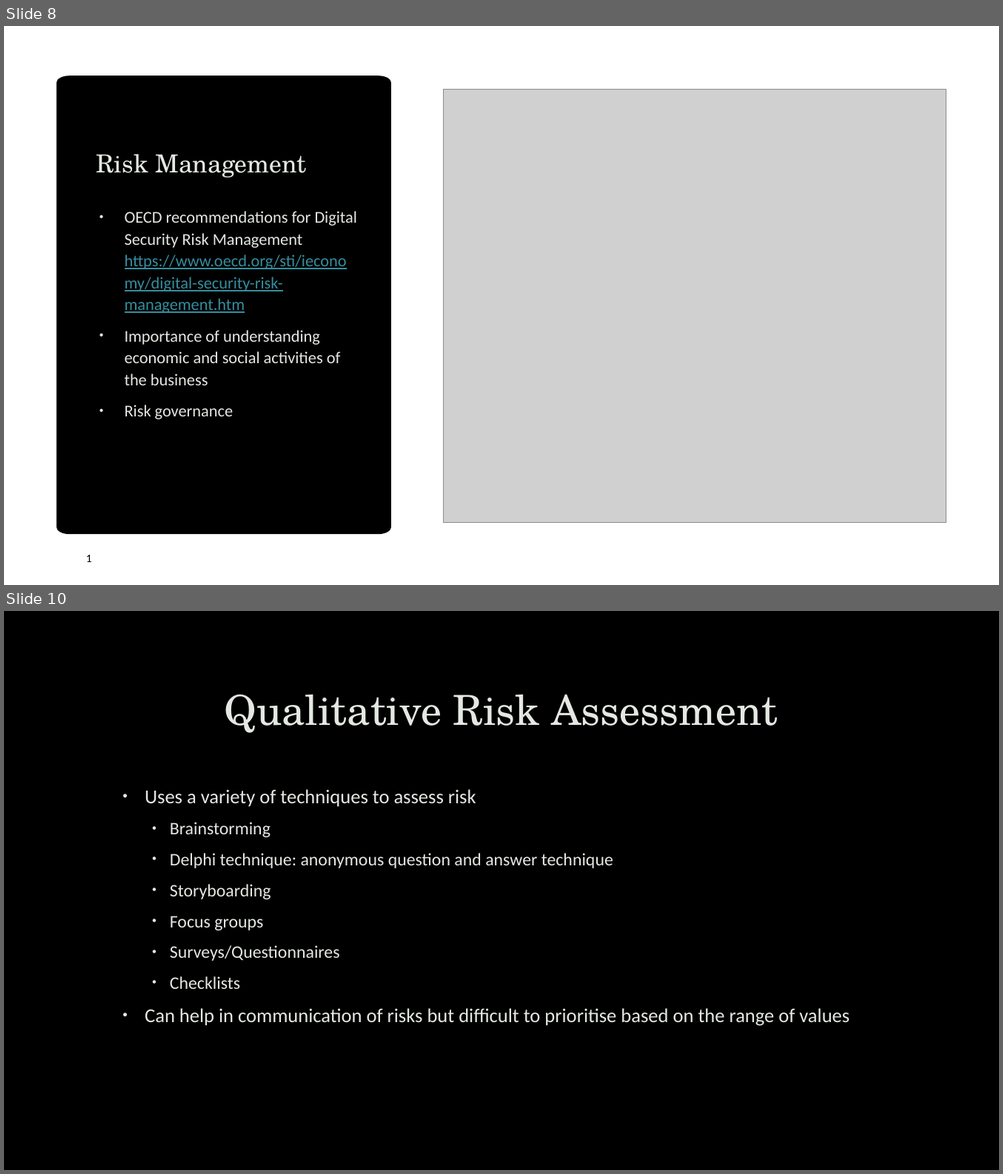
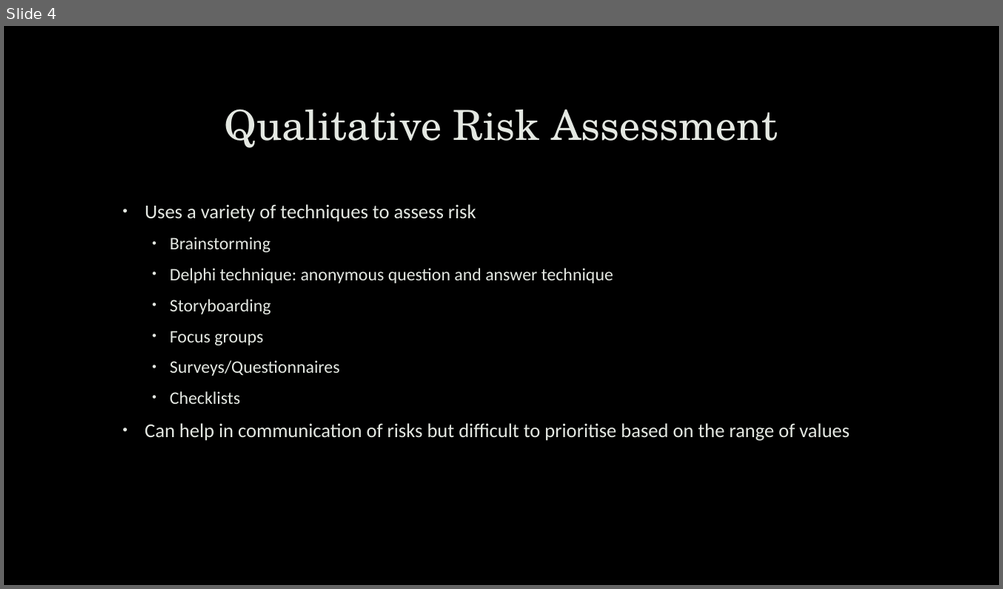
Before and after one commit to robert-mcknight/citx1003, a slide deck: cits1003-lecture_slides/CITS1003-7 Security Management.pptx. Shown one above the other, each under a label of ours: slides 8 and 10 before the commit, slide 4 after it; the slides between them are not shown. The pictures are 1003x1174 and 1003x589 pixels, drawn with LibreOffice and Linux fonts; fonts in the diff are those of the drawing; grey boxes stand for pictures; background and template pictures are left out. Boxes give left, top, right and bottom in pixels: in the first picture for what was removed or moved away, otherwise in the second. Text is boxed around its words. In the diff, an @@ line names an element or a change of style, - is before the commit and + after.

```diff
--- a/cits1003-lecture_slides/CITS1003-7 Security Management.pptx
+++ b/cits1003-lecture_slides/CITS1003-7 Security Management.pptx
@@ slide 8 removed at box(4, 26, 999, 585), background picture (left out) @@
@@ rectangle removed at box(4, 26, 999, 585) @@
@@ freeform shape removed at box(57, 76, 391, 534) @@
@@ picture removed at box(444, 90, 946, 523) @@
@@ title removed at box(96, 154, 307, 178) @@
-Risk Management
@@ text removed at box(125, 211, 357, 420) @@
-• OECD recommendations for Digital Security Risk Management https://www.oecd.org/sti/ieconomy/digital-security-risk-management.htm
-• Importance of understanding economic and social activities of the business
-• Risk governance
@@ text removed at box(86, 555, 92, 562) @@
-1
@@ what was slide 10 is now slide 4 @@
```
Also in this commit, not shown: 4 slides changed, 1 slide added, 22 other slides removed, 8 other files.
